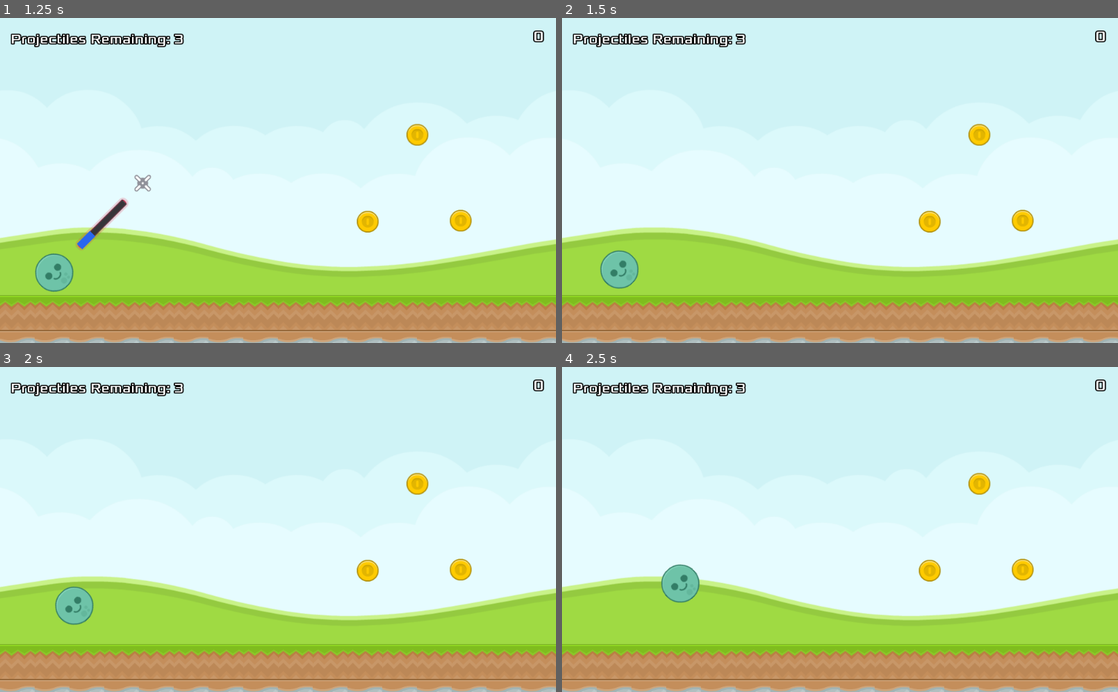
Above: before the commit, frames 1-4 (two rows, left to right).
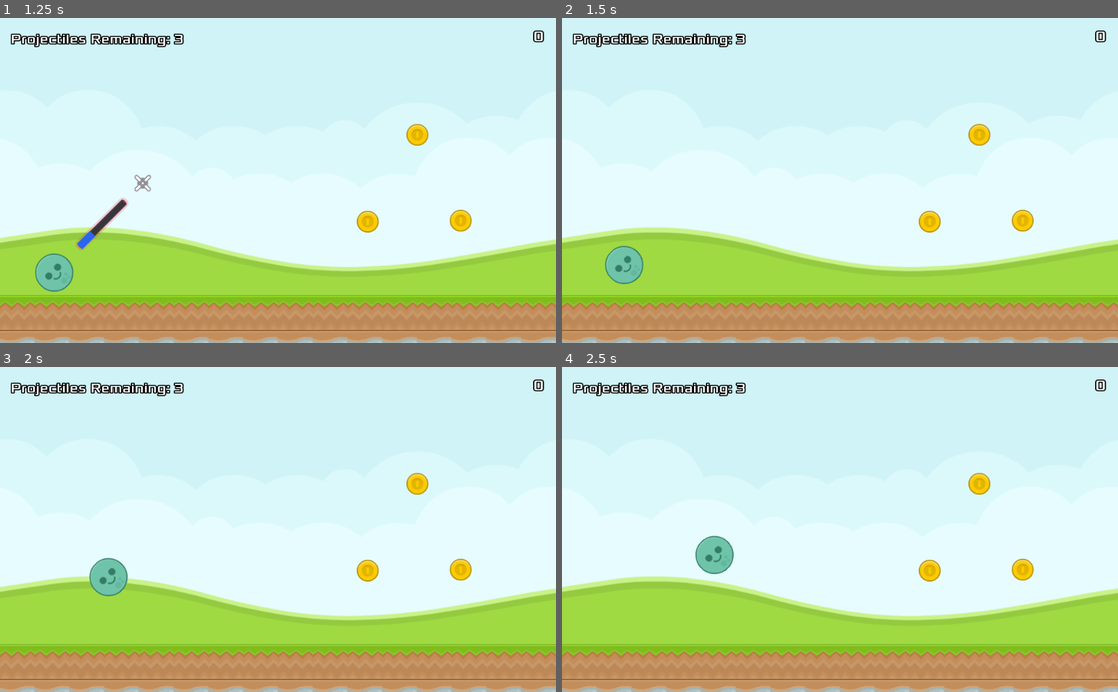
Above: after the commit, the same moments.

Repository: cpvanlue/P1-cpvanlue
Game: Godot game, scene res://src/MainMenu.tscn
Same seed, same stepped clock (60 frames per second), same inputs: the game is played once before the commit and once after it.
Inputs:
- Up to frame 1 (1.25 s): click "Play" at 0.5 s
- Up to frame 2 (1.5 s): tap Enter at 1.25 s; tap Space (launch) at 1.35 s
- Up to frame 3 (2 s): no input
- Up to frame 4 (2.5 s): tap Down (decrease_angle) at 2.1 s; tap Space (launch) at 2.3 s

Frame 1 is identical in both runs. In frame 2, 0.5% of the frame differs, in the area x 6-15%, y 70-84%; in frame 3, 1.3%; in frame 4, 1.3%, in the area x 17-31%, y 51-73%.

Commit message:
Give launch sound responsibility to Level to fix performance issue

Diff:
--- a/project/src/Ball.gd
+++ b/project/src/Ball.gd
@@ -2,6 +2,8 @@
 ## manage its angle and impulse.
 
 extends RigidBody2D
+
+signal launch
 
 var angle = -45
 var strength = 250
@@ -23,12 +25,12 @@
 	if Input.is_action_pressed("increase_strength"):
 		strength += strength_increment
 	if Input.is_action_just_pressed("launch"):
-		mode = RigidBody2D.MODE_RIGID
-		$Laser.visible = false
-		$Crosshair.visible = false
-		$PowerBar.visible = false
 		if launchValue == 0:
+			mode = RigidBody2D.MODE_RIGID
+			$Laser.visible = false
+			$Crosshair.visible = false
+			$PowerBar.visible = false
 			var impulse = Vector2.RIGHT.rotated(deg2rad(angle)) * strength
 			apply_impulse(Vector2.ZERO, impulse)
-			$LaunchSound.play()
+			emit_signal("launch")
 			launchValue = 1
--- a/project/src/Ball.tscn
+++ b/project/src/Ball.tscn
@@ -4,7 +4,7 @@
 [ext_resource path="res://assets/happyfunball.png" type="Texture" id=2]
 [ext_resource path="res://assets/laser.png" type="Texture" id=3]
 [ext_resource path="res://assets/particle_3.png" type="Texture" id=4]
-[ext_resource path="res://assets/launch_sound.wav" type="AudioStream" id=5]
+[ext_resource path="res://assets/coin_sound.wav" type="AudioStream" id=5]
 
 [sub_resource type="CircleShape2D" id=1]
 radius = 36.0
--- a/project/src/Level.gd
+++ b/project/src/Level.gd
@@ -21,7 +21,11 @@
 	ball.contacts_reported = 1
 	ball.connect("body_entered", self, "_on_Ball_body_entered")
 	ball.connect("sleeping_state_changed", self, "_on_Ball_sleeping_state_changed")
+	ball.connect("launch", self, "_on_Ball_launched")
 	call_deferred("add_child", ball)
+
+func _on_Ball_launched():
+	$LaunchSound.play()
 
 func _on_Ball_body_entered(body):
 	if body == $Coin or body == $Coin2 or body == $Coin3:
--- a/project/src/Level.tscn
+++ b/project/src/Level.tscn
@@ -1,5 +1,6 @@
-[gd_scene load_steps=12 format=2]
+[gd_scene load_steps=13 format=2]
 
+[ext_resource path="res://assets/launch_sound.wav" type="AudioStream" id=1]
 [ext_resource path="res://assets/woodblock.png" type="Texture" id=2]
 [ext_resource path="res://assets/dirt.png" type="Texture" id=3]
 [ext_resource path="res://assets/grass.png" type="Texture" id=4]
@@ -111,4 +112,7 @@
 [node name="Coin3" parent="." instance=ExtResource( 7 )]
 position = Vector2( 677.235, 376.075 )
 
+[node name="LaunchSound" type="AudioStreamPlayer2D" parent="."]
+stream = ExtResource( 1 )
+
 [connection signal="body_entered" from="KillZone" to="." method="_on_KillZone_body_entered"]
Not shown: 6 places in project/src/MainMenu.tscn that only renumber resources
